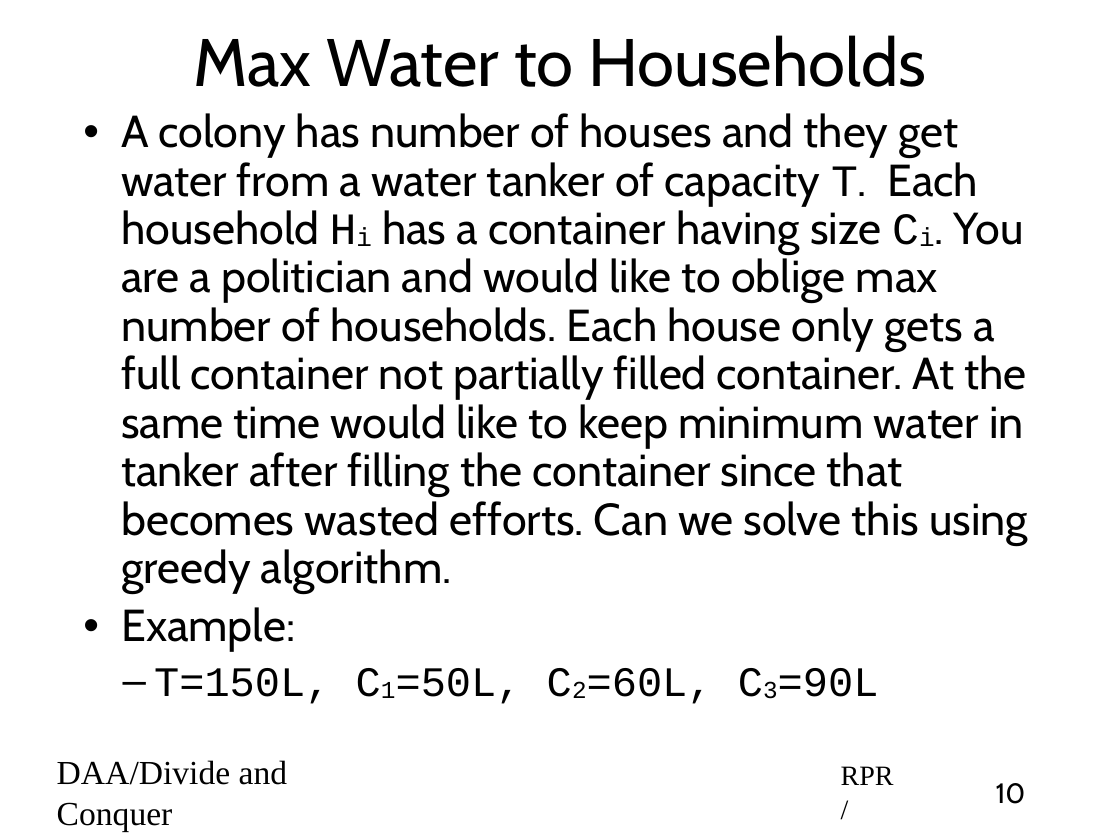
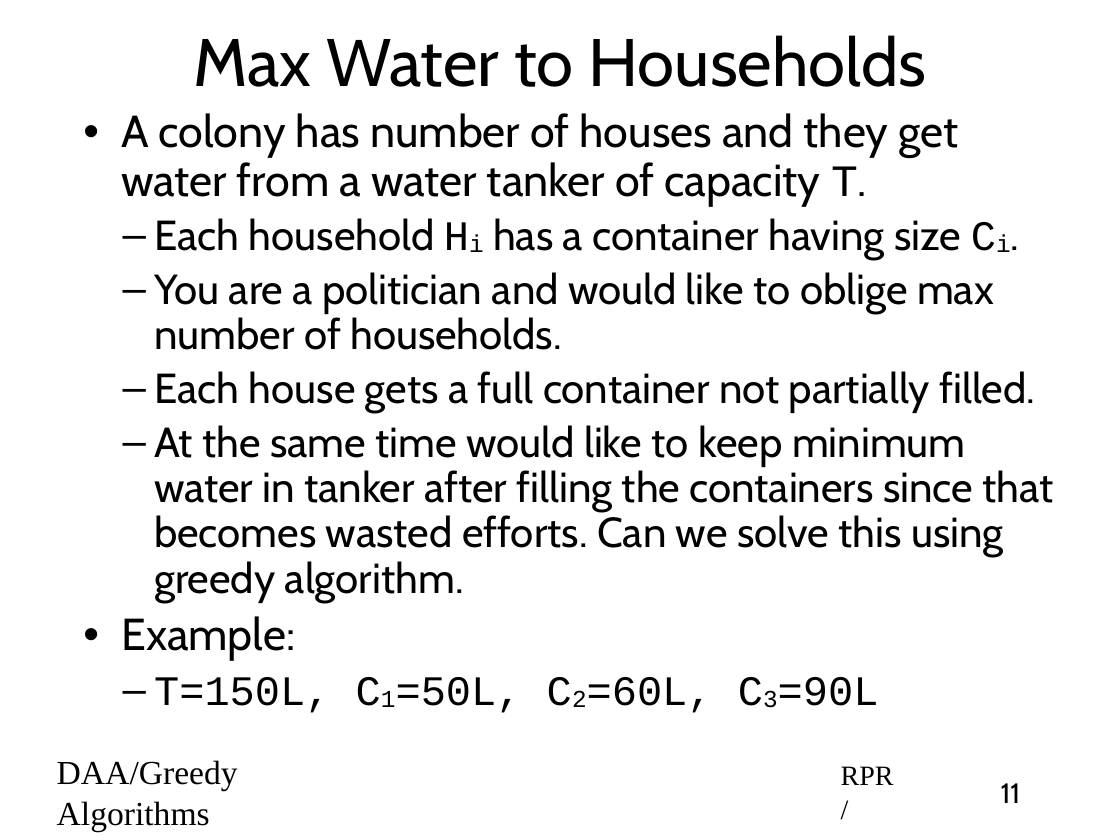
Before and after one commit to rprustagi/2019-17CS43-DAA, a slide deck: slide 11 of Slides-RPR/2019-H1-DAA-L21-Greedy-Algo-overview.pptx (slide 10 before the commit). Drawn at 1120x840 pixels with LibreOffice and Linux fonts; fonts in the diff are those of the drawing. Boxes give left, top, right and bottom in pixels: in the first picture for what was removed or moved away, otherwise in the second. Text is boxed around its words. In the diff, an @@ line names an element or a change of style, - is before the commit and + after.

Commit message:
Typo Error corrections in existing slides

```diff
--- a/Slides-RPR/2019-H1-DAA-L21-Greedy-Algo-overview.pptx
+++ b/Slides-RPR/2019-H1-DAA-L21-Greedy-Algo-overview.pptx
@@ text at (121, 113, 1054, 603): text changed; size 32 to 30 pt @@
-• A colony has number of houses and they get water from a water tanker of capacity T. Each household Hi has a container having size Ci. You are a politician and would like to oblige max number of households. Each house only gets a full container not partially filled container. At the same time would like to keep minimum water in tanker after filling the container since that becomes wasted efforts. Can we solve this using greedy algorithm.
+• A colony has number of houses and they get water from a water tanker of capacity T.
+  – Each household Hi has a container having size Ci.
+  – You are a politician and would like to oblige max number of households.
+  – Each house gets a full container not partially filled.
+  – At the same time would like to keep minimum water in tanker after filling the containers since that becomes wasted efforts. Can we solve this using greedy algorithm.
@@ text at (57, 760, 238, 831): text changed @@
-DAA/Divide and Conquer
+DAA/Greedy Algorithms
@@ page number at (1001, 783, 1021, 803): text changed @@
-10
+11
```
Also in this commit, not shown: 15 other slides changed, 1 slide added, 1 slide removed, 12 other files.
